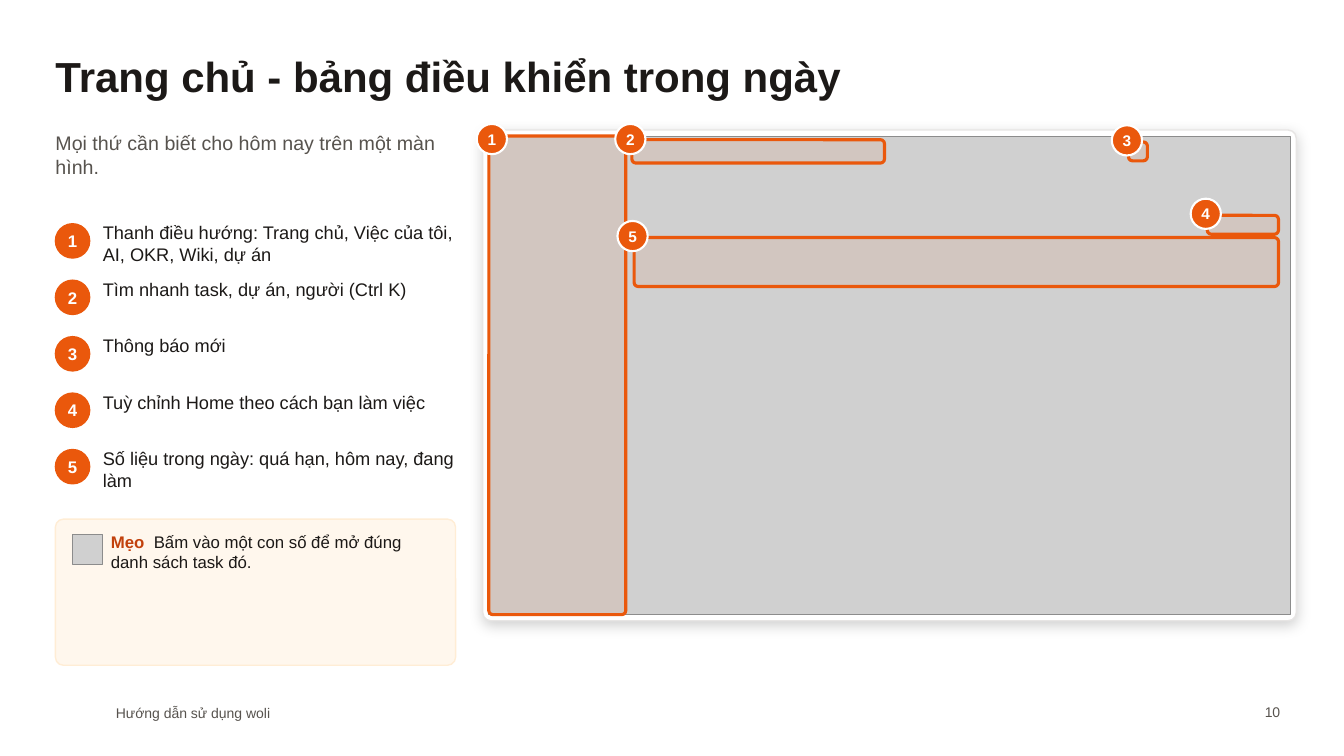
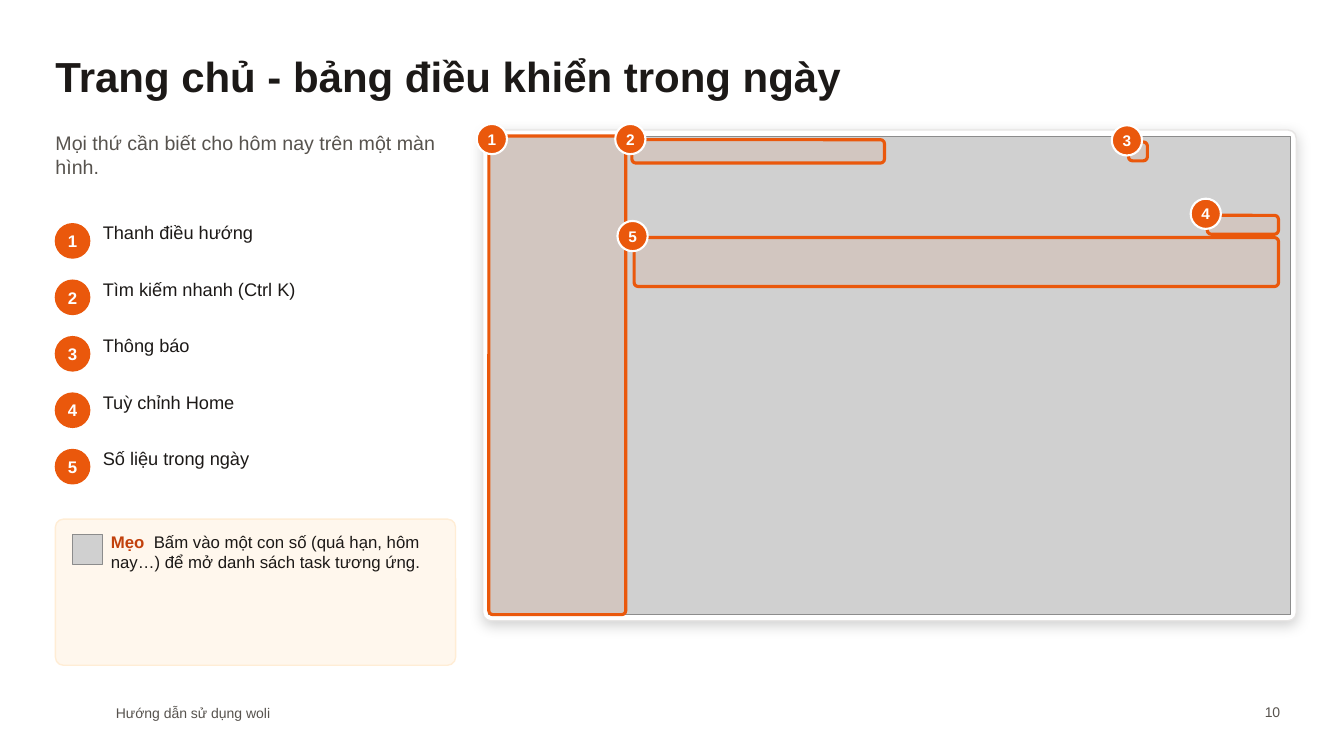
Before and after one commit to diuthihieu/hr-task-managent-CL, a slide deck: slide 10 of docs/woli-Huong-dan-su-dung.pptx. Drawn at 1344x756 pixels with LibreOffice and Linux fonts; fonts in the diff are those of the drawing; grey boxes stand for pictures; background and template pictures are left out. Boxes give left, top, right and bottom in pixels: in the first picture for what was removed or moved away, otherwise in the second. Text is boxed around its words. In the diff, an @@ line names an element or a change of style, - is before the commit and + after.

```diff
--- a/docs/woli-Huong-dan-su-dung.pptx
+++ b/docs/woli-Huong-dan-su-dung.pptx
@@ text at [103, 225, 253, 243]: text changed @@
-Thanh điều hướng: Trang chủ, Việc của tôi, AI, OKR, Wiki, dự án
+Thanh điều hướng
@@ text at [103, 282, 295, 300]: text changed @@
-Tìm nhanh task, dự án, người (Ctrl K)
+Tìm kiếm nhanh (Ctrl K)
@@ text at [103, 338, 189, 356]: text changed @@
-Thông báo mới
+Thông báo
@@ text at [103, 395, 234, 413]: text changed @@
-Tuỳ chỉnh Home theo cách bạn làm việc
+Tuỳ chỉnh Home
@@ text at [103, 451, 249, 469]: text changed @@
-Số liệu trong ngày: quá hạn, hôm nay, đang làm
+Số liệu trong ngày
@@ text at [111, 535, 420, 572]: text changed @@
-Mẹo Bấm vào một con số để mở đúng danh sách task đó.
+Mẹo Bấm vào một con số (quá hạn, hôm nay…) để mở danh sách task tương ứng.
```
Also in this commit, not shown: 27 other slides changed, 33 slides added, 3 slides removed.
